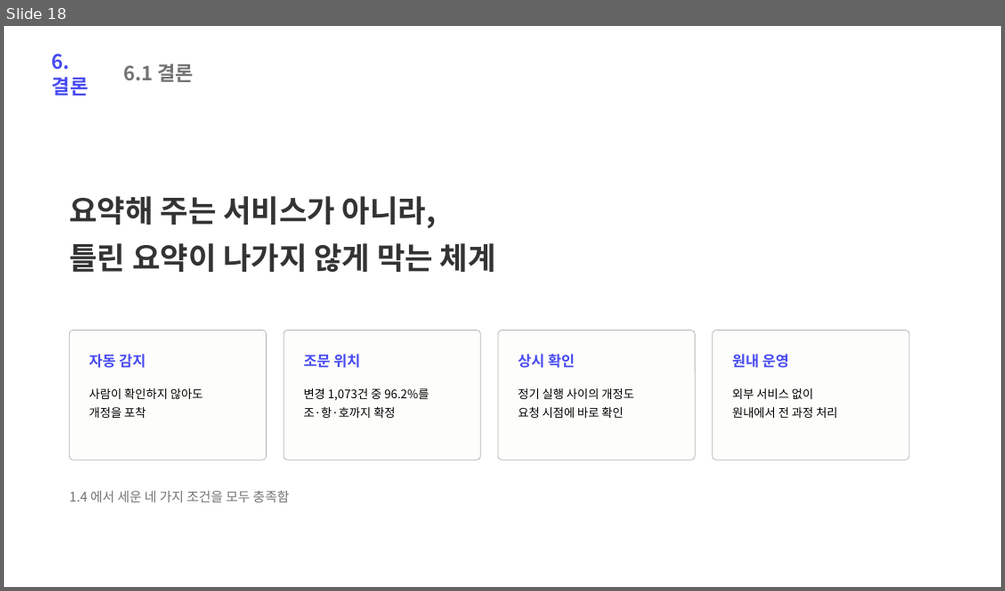
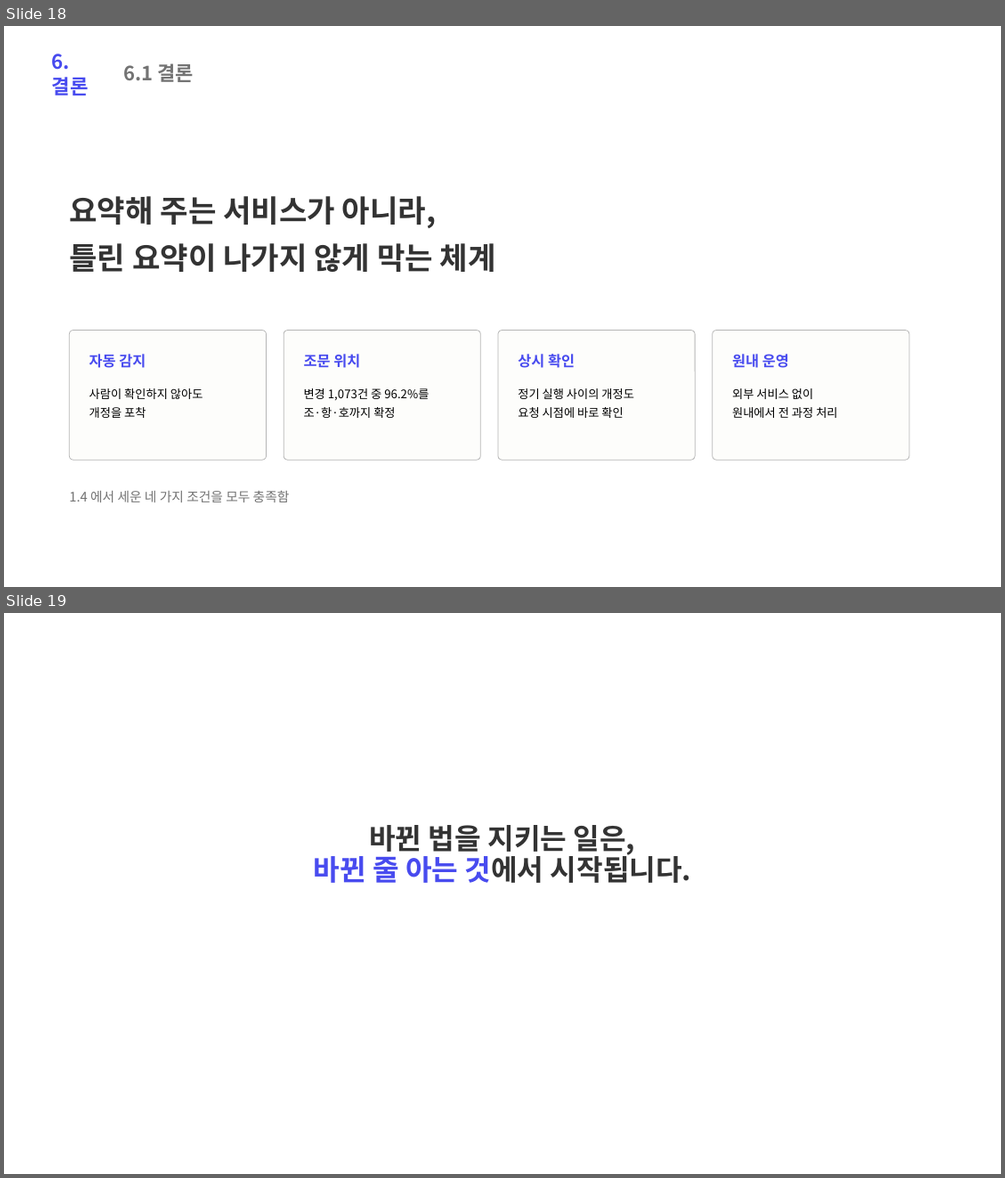
Before and after one commit to 2026-DSLab/2026-ssis, a slide deck: 최종 보고서/개정알리미_발표자료.pptx. Shown one above the other, each under a label of ours: slide 18 before the commit, slides 18 and 19 after it. The pictures are 1005x591 and 1005x1178 pixels, drawn with LibreOffice and Linux fonts; fonts in the diff are those of the drawing. Boxes give left, top, right and bottom in pixels: in the first picture for what was removed or moved away, otherwise in the second. Text is boxed around its words. In the diff, an @@ line names an element or a change of style, - is before the commit and + after.

```diff
--- a/최종 보고서/개정알리미_발표자료.pptx
+++ b/최종 보고서/개정알리미_발표자료.pptx
@@ slide 19 added at [4,613,1001,1174], background #FFFFFF @@
@@ text added at [369,825,636,857], 41.4 pt, text #333333, bold @@
+바뀐 법을 지키는 일은,
@@ text added at [314,852,692,883], 41.4 pt, text #333333, bold @@
+바뀐 줄 아는 것에서 시작됩니다.
```
Also in this commit, not shown: 1 other slide added, 16 other files.
